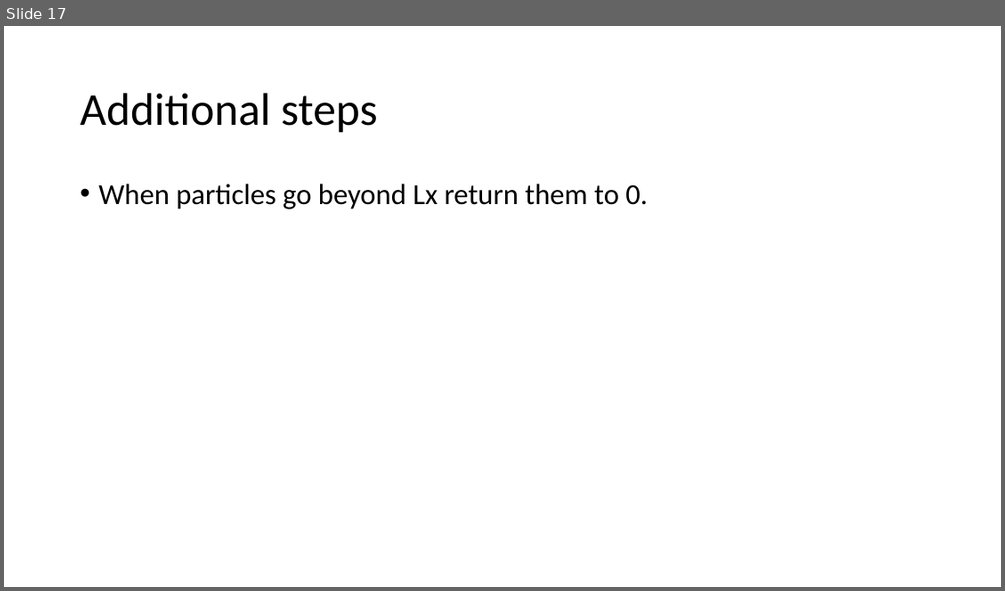
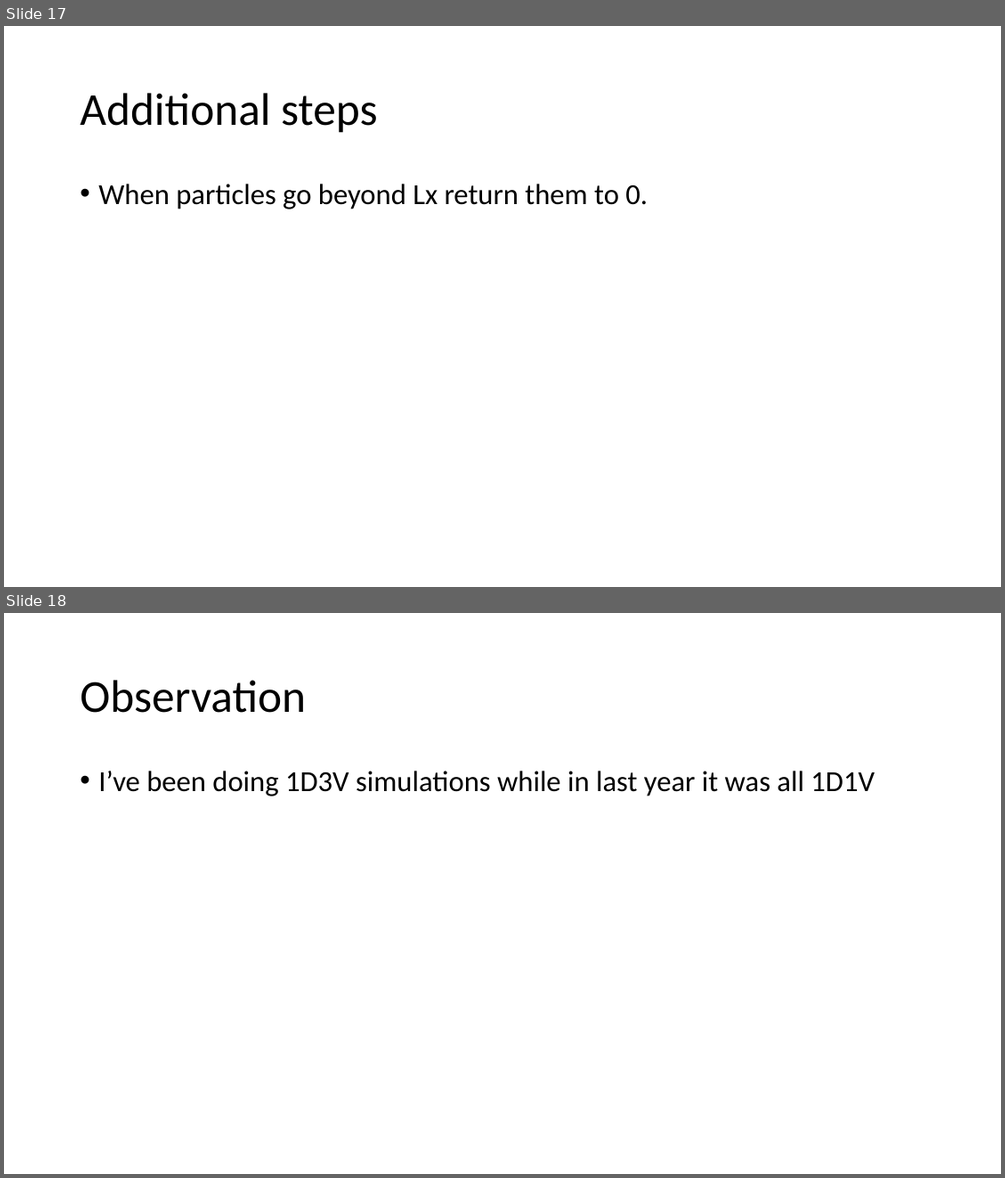
Before and after one commit to j0fri/FYP, a slide deck: MATLAB/Matlab implementation.pptx. Shown one above the other, each under a label of ours: slide 17 before the commit, slides 17 and 18 after it. The pictures are 1005x591 and 1005x1178 pixels, drawn with LibreOffice and Linux fonts; fonts in the diff are those of the drawing. Boxes give left, top, right and bottom in pixels: in the first picture for what was removed or moved away, otherwise in the second. Text is boxed around its words. In the diff, an @@ line names an element or a change of style, - is before the commit and + after.

```diff
--- a/MATLAB/Matlab implementation.pptx
+++ b/MATLAB/Matlab implementation.pptx
@@ slide 18 added at [4, 613, 1001, 1174], background #FFFFFF @@
@@ title added at [80, 680, 306, 713], 44 pt, text #000000 @@
+Observation
@@ text added at [98, 771, 874, 796], 28 pt, text #000000 @@
+• I’ve been doing 1D3V simulations while in last year it was all 1D1V
```
Also in this commit, not shown: 3 other files.
